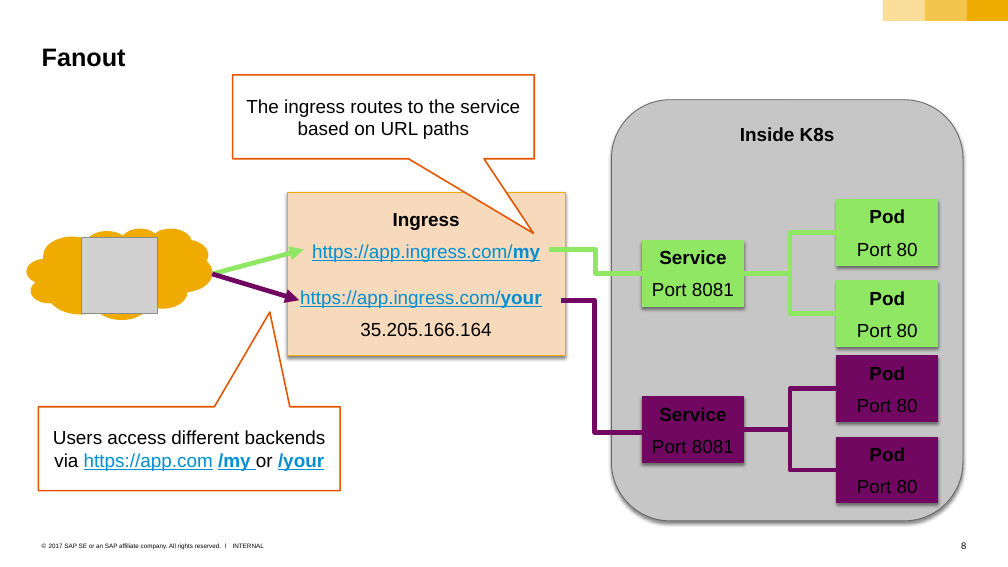
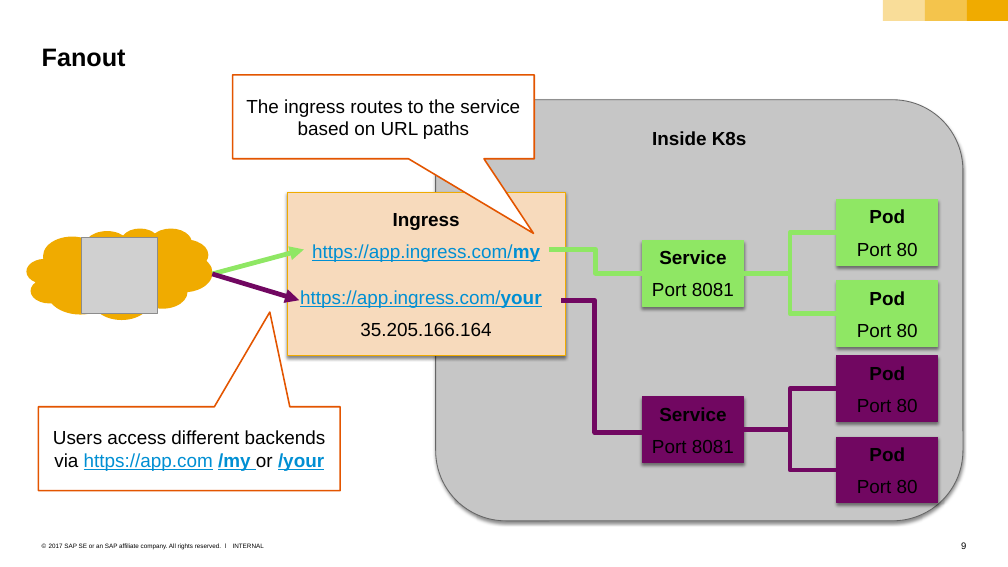
Before and after one commit to cuijiyao01/docker-k8s-training, a slide deck: slide 9 of kubernetes/09_ingress.pptx (slide 8 before the commit). Drawn at 1008x567 pixels with LibreOffice and Linux fonts; fonts in the diff are those of the drawing; grey boxes stand for pictures. Boxes give left, top, right and bottom in pixels: in the first picture for what was removed or moved away, otherwise in the second. Text is boxed around its words. In the diff, an @@ line names an element or a change of style, - is before the commit and + after.

```diff
--- a/kubernetes/09_ingress.pptx
+++ b/kubernetes/09_ingress.pptx
@@ rounded rectangle "Inside K8s": place and size @@
-rounded rectangle "Inside K8s" at box(611, 100, 963, 521)
+rounded rectangle "Inside K8s" at box(435, 100, 963, 521)
@@ page number at box(961, 542, 966, 549): text changed @@
-8
+9
```
Also in this commit, not shown: 2 other slides changed, 1 slide added.
